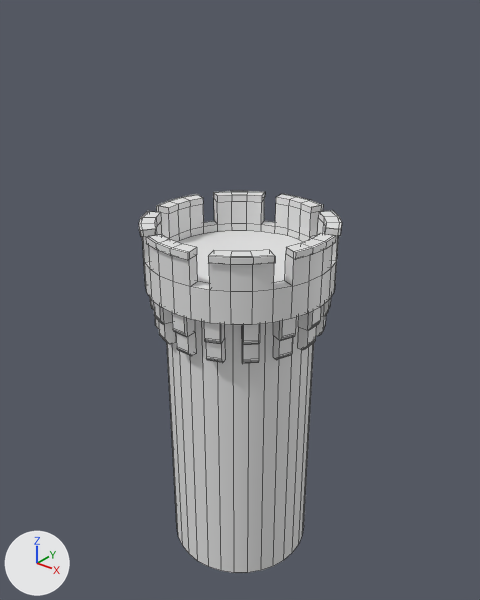
Renders of the Blender file Tower.blend from each side of a commit.
Rendered twice from a camera (50 mm lens) standing at (16.1, -20.1, 18.3) and looking at (-0.3, 0.3, 5.7). The lights are fixed; the arrows at lower left show +X, +Y and +Z. Mesh edges are drawn as thin lines.
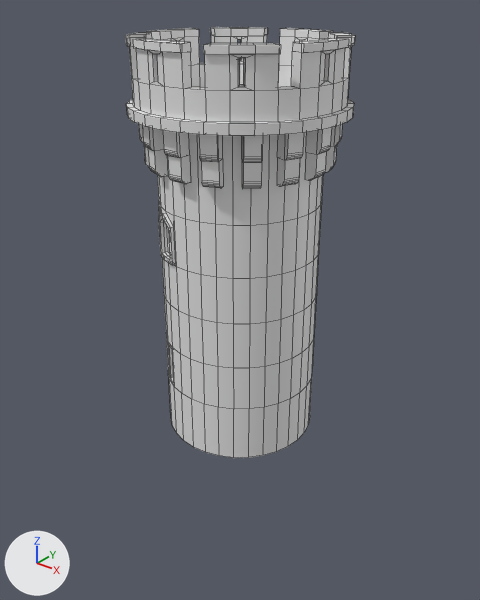
Diff of the bpy script that builds the scene:
```diff
--- a/Tower.blend.py
+++ b/Tower.blend.py
@@ me_cylinder @@
 # used by ob_cylinder; location = (0.0, 0.0, 0.0)
-me_cylinder.from_pydata(...)  # 1088 vertices, 810 faces; spans x -4.1..4.1, y -4.1..4.1, z -6.8..9.5
+me_cylinder.from_pydata(...)  # 1546 vertices, 1284 faces; spans x -4.2..4.2, y -4.2..4.2, z 0.0..16.5
+# me_cylinder part 1: the loose piece of 42 vertices spanning x -0.3..0.3, y -3.8..-3.2, z 4.8..6.8 is moved by (0.0, 0.0, 7.0)
+# me_cylinder part 2: the loose piece of 42 vertices spanning x -1.7..-0.9, y -3.7..-2.8, z 4.8..6.8 is moved by (0.0, 0.0, 7.0)
+# me_cylinder part 3: the loose piece of 42 vertices spanning x -2.9..-2.0, y -2.9..-2.0, z 4.8..6.8 is moved by (0.0, 0.0, 7.0)
+# me_cylinder part 4: the loose piece of 42 vertices spanning x 2.8..3.7, y 0.9..1.7, z 4.8..6.8 is moved by (0.0, 0.0, 7.0)
+# me_cylinder part 5: the loose piece of 42 vertices spanning x 3.2..3.8, y -0.3..0.3, z 4.8..6.8 is moved by (0.0, 0.0, 7.0)
+# me_cylinder part 6: the loose piece of 42 vertices spanning x 2.8..3.7, y -1.7..-0.9, z 4.8..6.8 is moved by (0.0, 0.0, 7.0)
+# me_cylinder part 7: the loose piece of 42 vertices spanning x 2.0..2.9, y -2.9..-2.0, z 4.8..6.8 is moved by (0.0, 0.0, 7.0)
+# me_cylinder part 8: the loose piece of 42 vertices spanning x 0.9..1.7, y -3.7..-2.8, z 4.8..6.8 is moved by (0.0, 0.0, 7.0)
+# me_cylinder part 9: the loose piece of 416 vertices spanning x -4.1..4.1, y -4.1..4.1, z -6.8..9.5 is rebuilt with 874 vertices and now spans x -4.2..4.2, y -4.2..4.2, z 0.0..16.5
```

Pixel boxes (x1, y1, x2, y2) of what changed, in the pictures (480 x 600 px; the box of a moved part takes in the faces that stretch with it):
'Cylinder', reshaped (13% wider, 13% taller)
    before: (139, 191, 342, 573)
    after: (126, 27, 355, 458)
part 1 of me_cylinder, moved or reshaped
    before: (172, 313, 196, 356)
    after: (163, 130, 191, 184)
part 2 of me_cylinder, moved or reshaped
    before: (153, 302, 176, 344)
    after: (142, 125, 168, 177)
part 3 of me_cylinder, moved or reshaped
    before: (150, 298, 159, 329)
    after: (138, 124, 149, 167)
part 4 of me_cylinder, moved or reshaped
    before: (316, 298, 331, 336)
    after: (325, 124, 342, 172)
part 5 of me_cylinder, moved or reshaped
    before: (297, 307, 321, 350)
    after: (305, 128, 331, 180)
part 6 of me_cylinder, moved or reshaped
    before: (273, 318, 296, 360)
    after: (277, 132, 304, 186)
part 7 of me_cylinder, moved or reshaped
    before: (242, 324, 260, 364)
    after: (242, 135, 263, 189)
part 8 of me_cylinder, moved or reshaped
    before: (204, 322, 225, 363)
    after: (199, 134, 223, 188)
part 9 of me_cylinder, rebuilt (13% wider, 13% taller)
    before: (139, 191, 342, 573)
    after: (126, 27, 355, 458)
